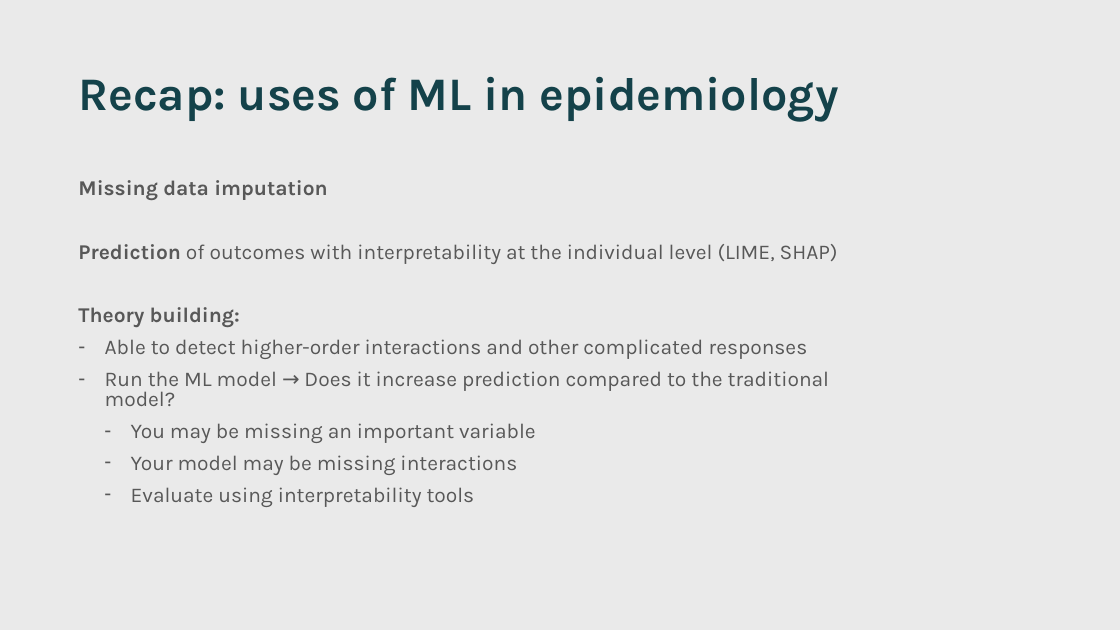
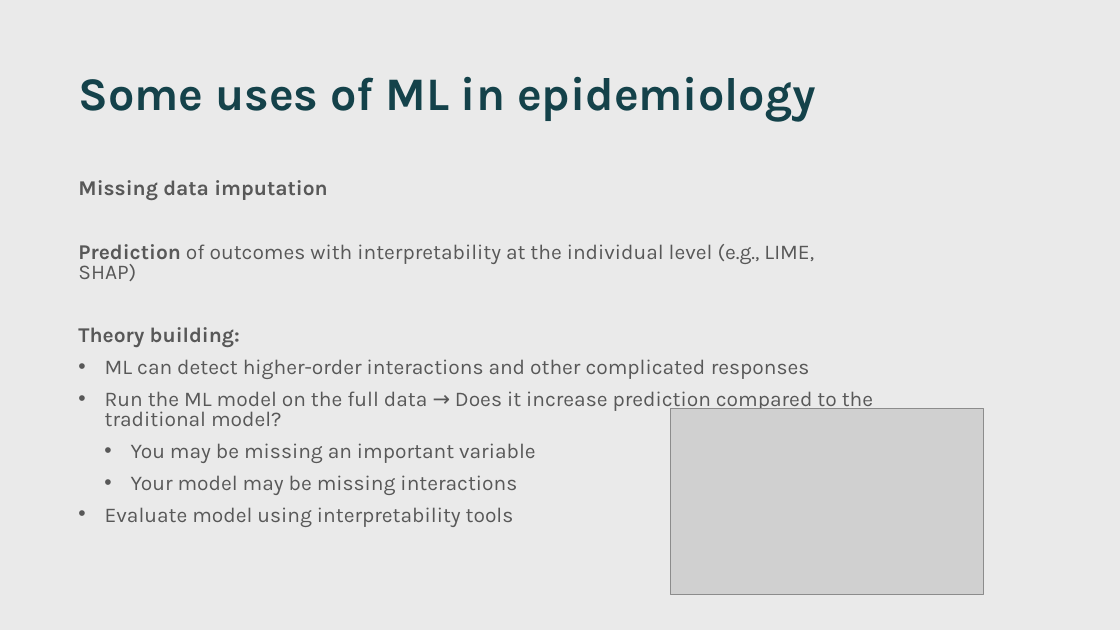
Before and after one commit to jgarciab/ml_julius, a slide deck: slide 22 of Slides/talk.pptx (slide 21 before the commit). Drawn at 1120x630 pixels with LibreOffice and Linux fonts; fonts in the diff are those of the drawing; grey boxes stand for pictures. Boxes give left, top, right and bottom in pixels: in the first picture for what was removed or moved away, otherwise in the second. Text is boxed around its words. In the diff, an @@ line names an element or a change of style, - is before the commit and + after.

Commit message:
added pdf and extra interpretability

```diff
--- a/Slides/talk.pptx
+++ b/Slides/talk.pptx
@@ title at (x1=78, y1=76, x2=816, y2=121): text changed @@
-Recap: uses of ML in epidemiology
+Some uses of ML in epidemiology
@@ text at (x1=78, y1=244, x2=814, y2=281): text changed @@
-Prediction of outcomes with interpretability at the individual level (LIME, SHAP)
+Prediction of outcomes with interpretability at the individual level (e.g., LIME, SHAP)
@@ text at (x1=105, y1=359, x2=873, y2=426): text changed @@
-– Able to detect higher-order interactions and other complicated responses
-– Run the ML model → Does it increase prediction compared to the traditional model?
+• ML can detect higher-order interactions and other complicated responses
+• Run the ML model on the full data → Does it increase prediction compared to the traditional model?
@@ picture added at (x1=670, y1=408, x2=984, y2=594) @@
@@ text at (x1=131, y1=443, x2=536, y2=495): bullet - to • @@
@@ text at (x1=105, y1=507, x2=514, y2=527): text changed @@
-  – Evaluate using interpretability tools
+• Evaluate model using interpretability tools
```
Also in this commit, not shown: 10 other slides changed, 1 slide added, 5 other files.
